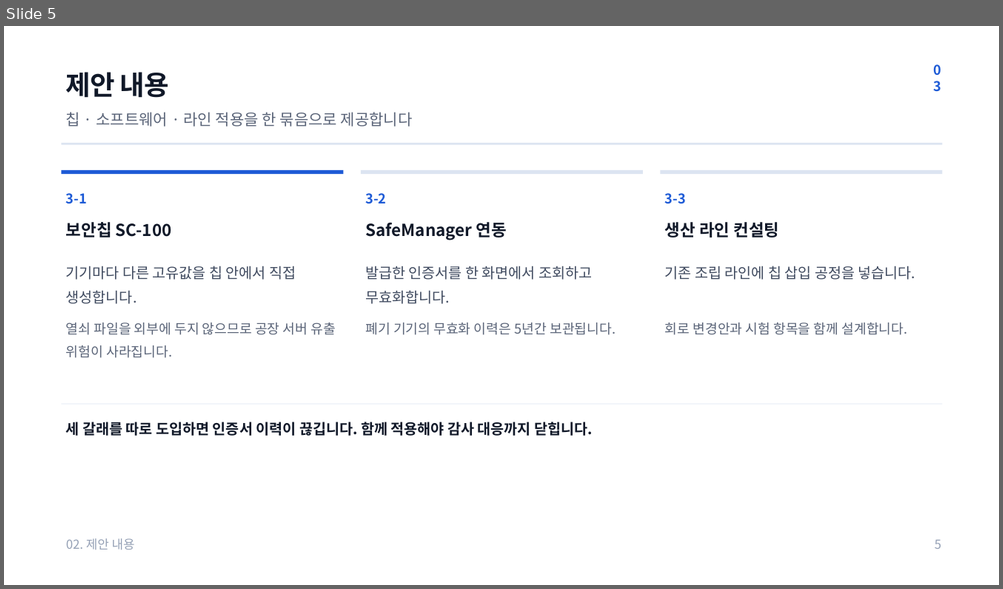
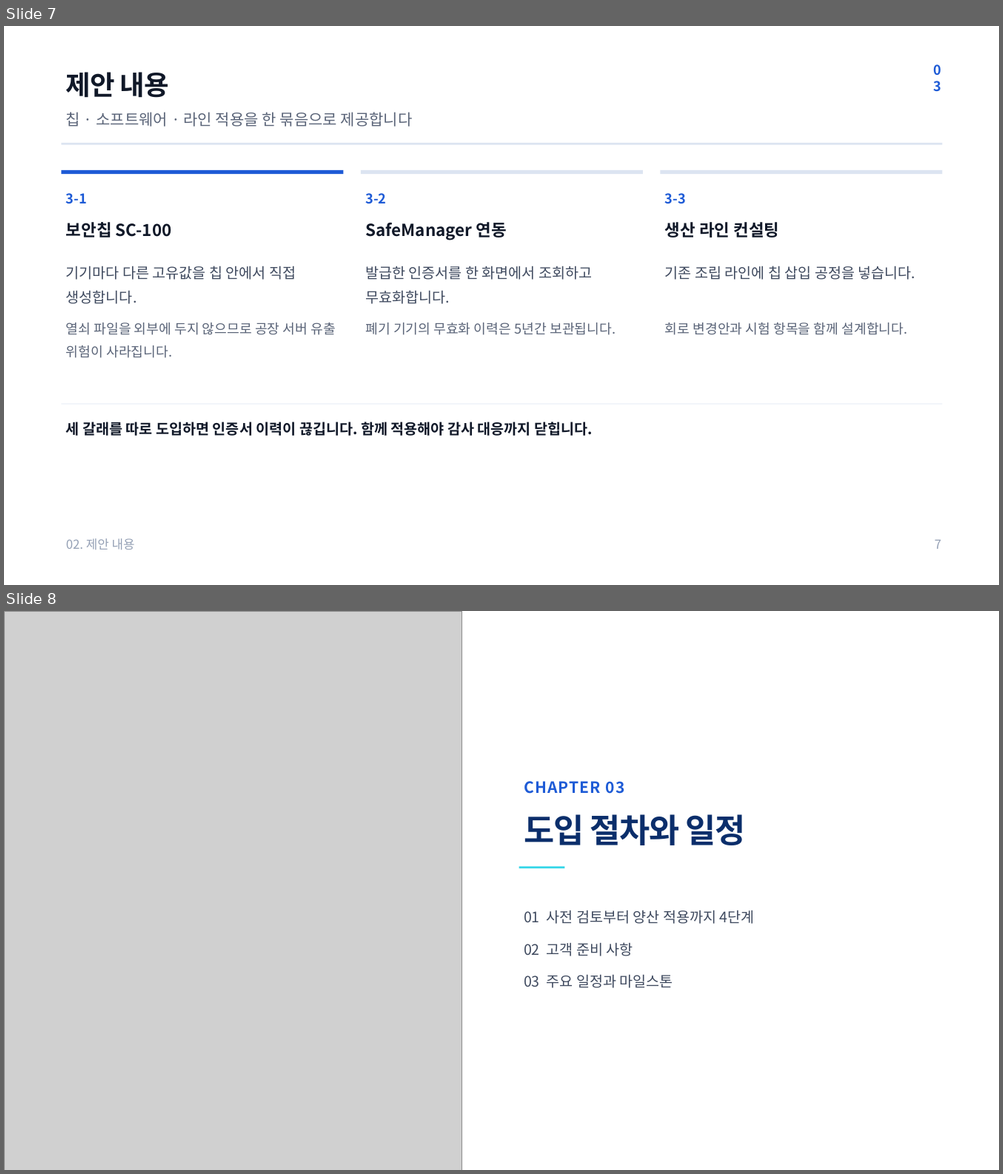
Before and after one commit to team-datapopcorn/datapopcorn-datahub, a slide deck: public-dataset/ppt/example_proposal_deck.pptx. Shown one above the other, each under a label of ours: slide 5 before the commit, slides 7 and 8 after it. The pictures are 1003x589 and 1003x1174 pixels, drawn with LibreOffice and Linux fonts; fonts in the diff are those of the drawing; grey boxes stand for pictures. Boxes give left, top, right and bottom in pixels: in the first picture for what was removed or moved away, otherwise in the second. Text is boxed around its words. In the diff, an @@ line names an element or a change of style, - is before the commit and + after.

```diff
--- a/public-dataset/ppt/example_proposal_deck.pptx
+++ b/public-dataset/ppt/example_proposal_deck.pptx
@@ slide 8 added at bbox=[4, 611, 999, 1170], background #FFFFFF @@
@@ picture added at bbox=[4, 611, 461, 1170] @@
@@ text added at bbox=[523, 781, 625, 794], 22.5 pt, text #1E5BD6, bold @@
+CHAPTER 03
@@ text added at bbox=[523, 815, 745, 846], 48 pt, text #0B2E6B, bold @@
+도입 절차와 일정
@@ rectangle added at bbox=[519, 866, 564, 869], fill #35D6E8 @@
@@ text added at bbox=[523, 910, 754, 988], 21 pt, text #3F4A5F @@
+01 사전 검토부터 양산 적용까지 4단계
+02 고객 준비 사항
+03 주요 일정과 마일스톤
@@ what was slide 5 is now slide 7 @@
@@ slide 7 changed as well @@
@@ text at bbox=[934, 540, 941, 549]: text changed @@
-5
+7
```
Also in this commit, not shown: 10 other slides changed, 5 other slides added, 4 other files.
